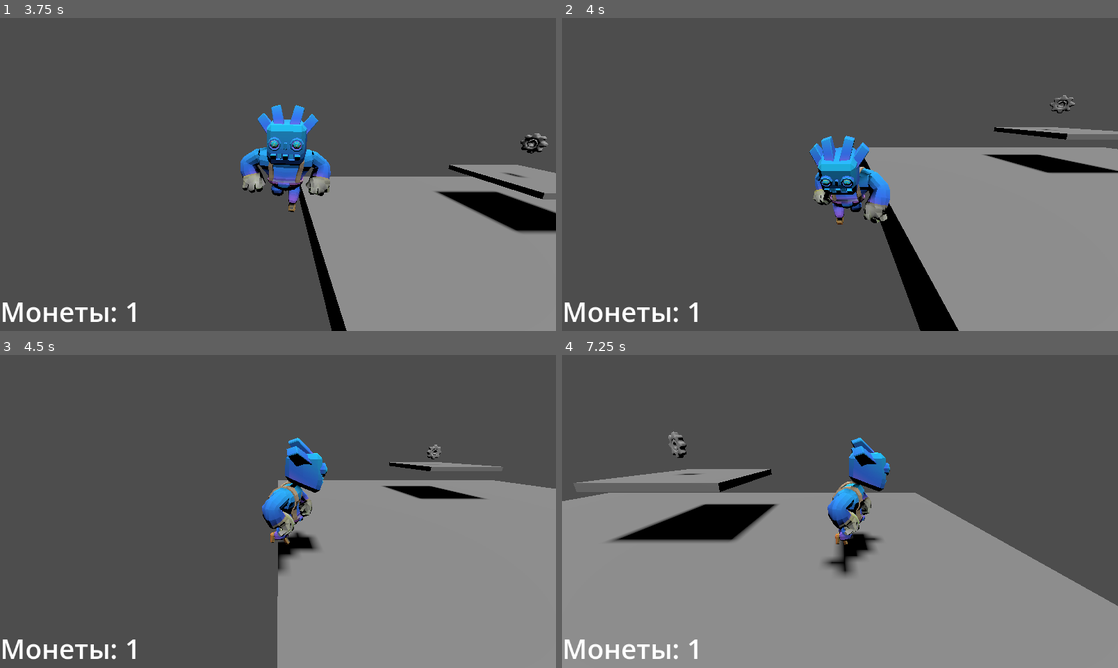
Above: before the commit, frames 1-4 (two rows, left to right).
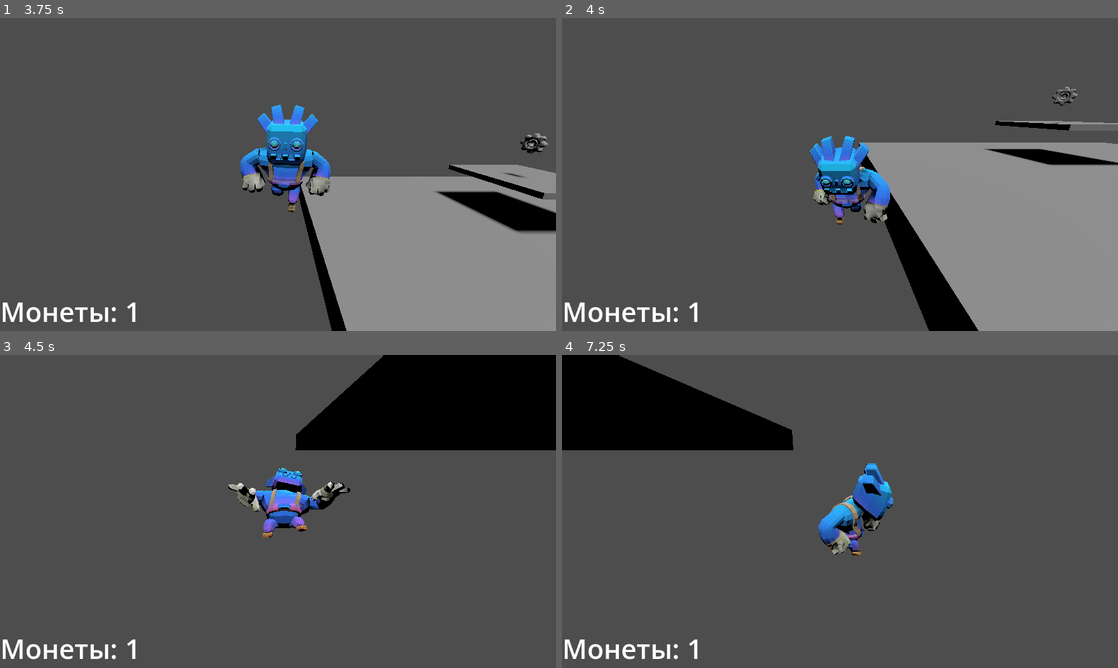
Above: after the commit, the same moments.

Repository: TimurBysky/3D-Platformer-with-Basic-Elements
Game: Godot game, scene res://main.tscn
The game is run twice, just before and just after one commit, with the same random seed, the same clock (stepped at 60 frames per second) and the same inputs.
Inputs:
- Up to frame 1 (3.75 s): hold W (forward) 0.53-2.03 s; tap Space (jump) at 0.77, 1.52, 3.02 s; hold A (left) 2.03-3.53 s; hold S (backward) from 3.53 s (still down)
- Up to frame 2 (4 s): keep holding S (backward); tap Space (jump) at 3.77 s
- Up to frame 3 (4.5 s): release S (backward) at 4.28 s; hold D (right) from 4.28 s (still down)
- Up to frame 4 (7.25 s): tap Space (jump) at 4.52, 6.02, 6.77 s; release D (right) at 5.03 s; hold W (forward) 5.03-5.78 s; hold D (right) from 5.78 s (still down)

Frame 1 is identical in both runs. In frame 2, 4.5% of the frame differs, in the area x 46-100%, y 22-100%; in frame 3, 43%; in frame 4, 59%, in the area x 0-100%, y 0-100%.

Commit message:
Исправление коллизии

Diff:
--- a/player.tscn
+++ b/player.tscn
@@ -4,14 +4,14 @@
 [ext_resource type="PackedScene" uid="uid://coatwwlq0o0ci" path="res://godotman.glb" id="2_onrkg"]
 
 [sub_resource type="BoxShape3D" id="BoxShape3D_onrkg"]
-size = Vector3(2.07864, 1.95557, 0.875488)
+size = Vector3(0.948127, 1.95557, 0.875488)
 
 [node name="Player" type="CharacterBody3D"]
 transform = Transform3D(0.505, 0, 0, 0, 0.505, 0, 0, 0, 0.505, 0, 0, 0)
 script = ExtResource("1_4flbx")
 
 [node name="CollisionShape3D" type="CollisionShape3D" parent="."]
-transform = Transform3D(1, 0, 0, 0, 1, 0, 0, 0, 1, 0.00761414, 0.982178, 0.0622559)
+transform = Transform3D(1, 0, 0, 0, 1, 0, 0, 0, 1, -0.0442014, 0.982178, 0.0622559)
 shape = SubResource("BoxShape3D_onrkg")
 debug_color = Color(0.640543, 0.701049, 0.927553, 0.42)
 
